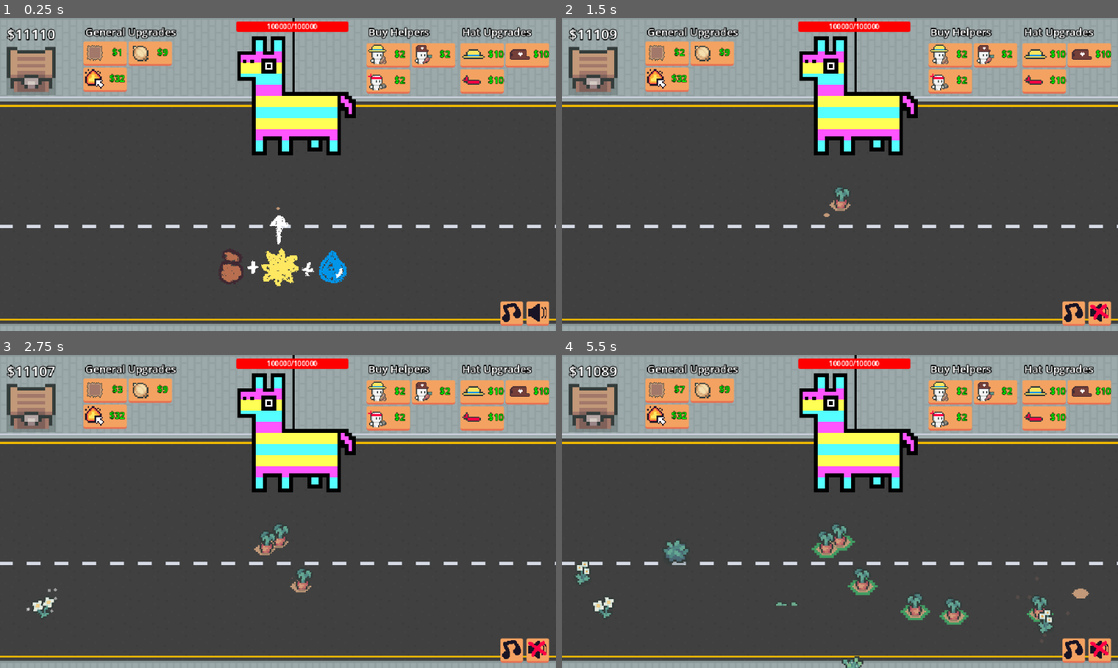
Above: before the commit, frames 1-4 (two rows, left to right).
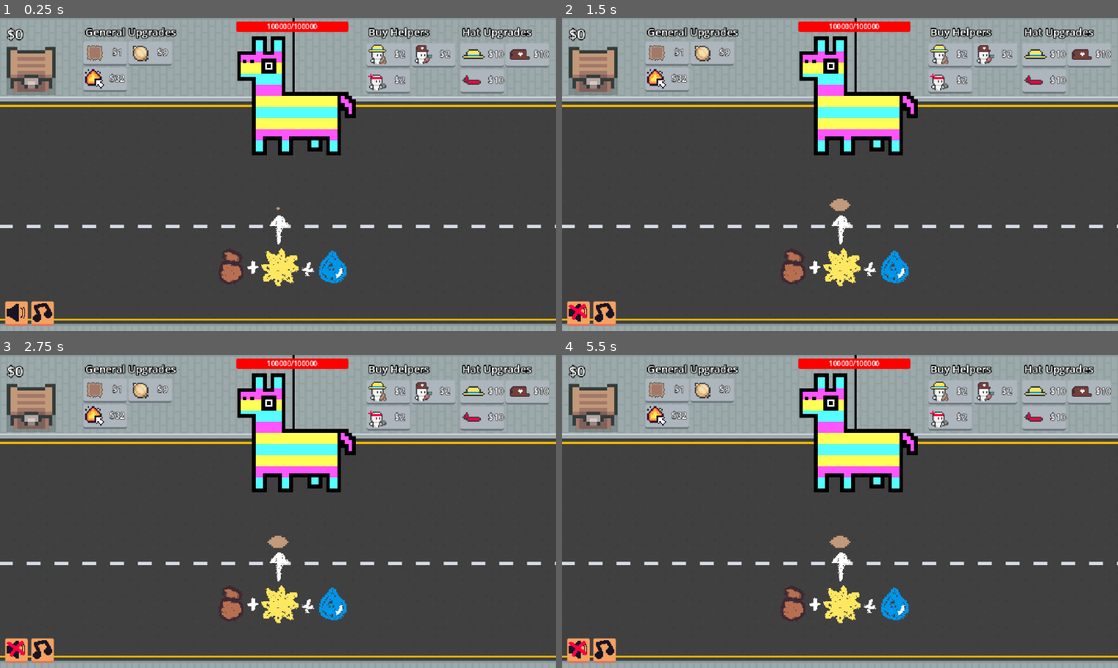
Above: after the commit, the same moments.

Repository: eric-marsh/farminata
Game: Godot game, scene res://scene/scene_switcher.tscn
Two runs of this game, one before a commit and one after it. Both use one fixed random seed, a clock stepped at 60 frames per second and the inputs below. Sound files missing from this copy of the repository are replaced by a short silence.
Inputs (mouse positions are in pixels of both pictures, inside the frame that each line leads up to; where the layout moved, square brackets give the same spot in the first picture):
- Up to frame 1 (0.25 s): no input
- Up to frame 2 (1.5 s): click (578, 312) [1101, 312] at 0.5 s; click (667, 52) at 1.25 s, where only the run before the commit has a clickable "$1"
- Up to frame 3 (2.75 s): click (105, 389) at 2 s, where only the run before the commit has a clickable "$2"
- Up to frame 4 (5.5 s): click (667, 389) at 2.75 s, where only the run before the commit has a clickable "$3"; click (667, 389) at 3.5 s, where only the run before the commit has a clickable "$4"; click (667, 389) at 4.25 s, where only the run before the commit has a clickable "$5"; click (667, 389) at 5 s, where only the run before the commit has a clickable "$6"

The runs differ from the first frame. In frame 1, 6.2% of the frame differs, in the area x 0-99%, y 3-99%; in frame 2, 7.6%; in frame 3, 8.0%; in frame 4, 9.4%, in the area x 0-99%, y 3-100%.

Commit message:
misc changes

Diff:
--- a/scene/canvas_layer.tscn
+++ b/scene/canvas_layer.tscn
@@ -226,15 +226,17 @@
 
 [node name="HBoxContainer3" type="HBoxContainer" parent="MarginContainer"]
 layout_mode = 2
+size_flags_horizontal = 0
 size_flags_vertical = 8
 theme_override_constants/separation = 6
 alignment = 2
 
-[node name="FPS" type="Label" parent="MarginContainer/HBoxContainer3"]
-layout_mode = 2
-theme_override_colors/font_color = Color(1, 1, 1, 1)
-theme_override_constants/outline_size = 4
-text = "FPS: 60"
+[node name="MuteEffects" type="Button" parent="MarginContainer/HBoxContainer3"]
+custom_minimum_size = Vector2(24, 24)
+layout_mode = 2
+theme = ExtResource("2_hpb7r")
+icon = ExtResource("16_5rgua")
+expand_icon = true
 
 [node name="MuteMusic" type="Button" parent="MarginContainer/HBoxContainer3"]
 custom_minimum_size = Vector2(24, 24)
@@ -243,12 +245,11 @@
 icon = ExtResource("15_espfs")
 expand_icon = true
 
-[node name="MuteEffects" type="Button" parent="MarginContainer/HBoxContainer3"]
-custom_minimum_size = Vector2(24, 24)
-layout_mode = 2
-theme = ExtResource("2_hpb7r")
-icon = ExtResource("16_5rgua")
-expand_icon = true
+[node name="FPS" type="Label" parent="MarginContainer/HBoxContainer3"]
+layout_mode = 2
+theme_override_colors/font_color = Color(1, 1, 1, 1)
+theme_override_constants/outline_size = 4
+text = "FPS: 60"
 
 [connection signal="pressed" from="MarginContainer/HBoxContainer/FarmUpgrades/VBoxContainer/HBoxContainer/PlotButton" to="." method="_on_plot_button_pressed"]
 [connection signal="pressed" from="MarginContainer/HBoxContainer/FarmUpgrades/VBoxContainer/HBoxContainer/OnionButton" to="." method="_on_onion_button_pressed"]
--- a/script/debug.gd
+++ b/script/debug.gd
@@ -1,7 +1,10 @@
 extends Node
 
-var STARTING_MONEY: int = 11110
-var ALL_FULL_CROPS_AT_START:bool = true
+var STARTING_MONEY: int = 0
+var ALL_FULL_CROPS_AT_START:bool = false
+
+var ALWAYS_MUTE:bool = false
+var THUMBNAIL_MODE: bool = false
 
 var DONT_SAVE:bool = false
 var DONT_LOAD:bool = false
@@ -14,27 +17,16 @@
 
 var DEBUG_SHOW_HELPER_STATE: bool = false
 
-
 #var Helper_Speed: float = 200.0
 var Helper_Speed: float = 0.0
 
-var DISABLE_SLOT_MACHINE:bool = true
 
 var KEEP_PLOTS_ON_START:bool = false
 
+var DEBUG_ENABLE_DEBUGGING_KEYS:bool = false
+var DEBUG_DROPPABLE_MOVE_TO_TARGET: bool = false
+var DISABLE_ZOOM: bool = true
+var SPAWN_HATS: bool = false
 
-
-var ALWAYS_MUTE:bool = true
-var THUMBNAIL_MODE: bool = false
-
-var DEBUG_ENABLE_DEBUGGING_KEYS:bool = true
-
+var DISABLE_SLOT_MACHINE:bool = true
 var SLOT_MACHINE_WAIT_TIME: float = 3.0
-
-
-var DEBUG_DROPPABLE_MOVE_TO_TARGET: bool = false
-
-var DISABLE_ZOOM: bool = true
-
-
-var SPAWN_HATS: bool = false
--- a/script/piniata.gd
+++ b/script/piniata.gd
@@ -110,8 +110,12 @@
 	var drop_type = get_random_output()
 	if drop_type == Enum.Drop_Type.X:
 		num_failed_drops_in_a_row += 1
-		if num_failed_drops_in_a_row > 5:
+		if num_failed_drops_in_a_row > 5 and !plot_message.visible:
 			plot_message.visible = true
+			Util.quick_timer(self, 3.0, func():
+				plot_message.visible = false
+			)
+
 		return
 	num_failed_drops_in_a_row = 0
 	plot_message.visible = false
Not shown, changed: export/index.apple-touch-icon.png.import
Not shown, changed: export/index.icon.png.import
Not shown, changed: export/index.png.import
Not shown: 1 places in scene/canvas_layer.tscn that only renumber resources
Not shown, changed: export/Farminata.zip
Not shown, changed: export/index.html
Not shown, changed: export/index.js
Not shown, changed: export/index.pck
Not shown, changed: export/index.wasm
